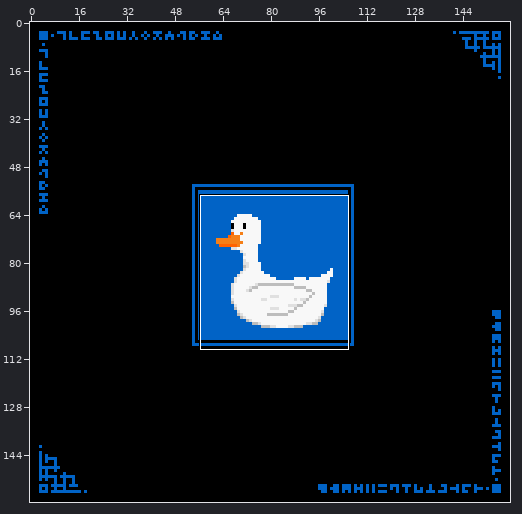
One commit to this pixel-art file: works/pixel_dailies/pixel_dailies_20210810_duck.aseprite. The picture above shows the old version from afar; the outline marks the close-up.
Close-up. First the earlier version:
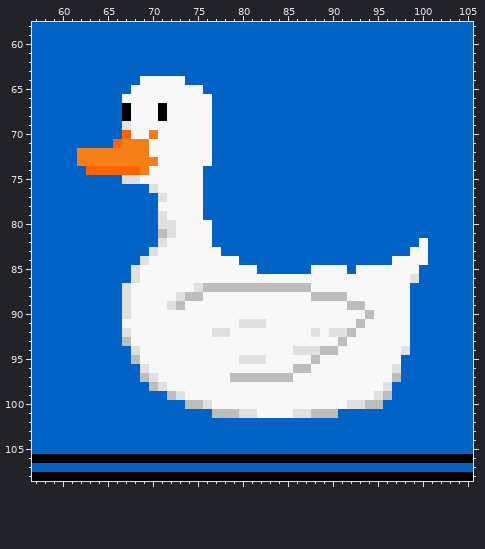
160x160 pixels, 1 frame. Shown: x 57..105, y 58..108.
And afterwards:
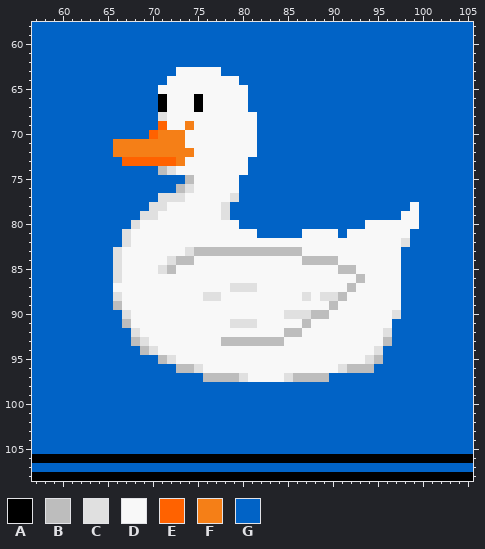
Palette (. is transparent): A #000000  B #bdbdbd  C #e0e0e0  D #f8f8f8  E #ff6200  F #f57f17  G #0163c6
The edit:
Changed rows in their new state; - is an unchanged pixel.
Layer "body":
first column x 62:
 63 -----------DDDDD-----------------------
 64 -------GGG--DDDDDD---------------------
 65 ------GGG-----DDDDD--------------------
 66 -----GGGGA---A-DDDD--------------------
 67 -----GGGG----A-DDDD--------------------
 68 -----GGGGC-----DDDDD-------------------
 69 -----GGGGE--F--DDDDD-------------------
 70 -----GGGEFFF---DDDDD-------------------
 71 ----F---FFFF---DDDDD-------------------
 72 GGGG----FFFFF--DDDDD-------------------
 73 GGGGGEEEEEEF---DDDD--------------------
 74 -GGGGGGGGBC---DDDDD--------------------
 75 -----GGGGGGGB-DDDD---------------------
 76 --------GGGBC-DDDD---------------------
 77 ----------CC--DDDC---------------------
 78 --------CC----DDC--------------------D-
 79 -------CCD----DDC-------------------DD-
 80 ------CDDDD----DDD--------------DDDDDD-
 81 -----CDDDDD----DDDDD-----DDDD-DDDDDDD--
 82 -----CDDDD-----DDDDDDDDDDDDDDDDDDDDDC-G
 83 ----CDDDD---CBBBBBBBBBBBBDDDDDDDDDDD-GG
 84 ----CDDD--CBB-----DDDDDDDBBBBDDDDDD-GGG
 85 ----CDD--CB---------DDDDDD---BB-----GG-
 86 ----CDD------------------------B----GG-
 87 ----DD-------DDDDCCCDDDDDD----B-----G--
 88 ----CD-----DDDCC---------CDCC-------G--
 89 ----BD----DD----------------B-DD----G--
 90 -----------------------CCCBB----D--CG--
 91 -----B-----------C--D----B-----D---GG--
 92 -----GC--------DD------BB-D-DDD---CGG--
 93 -----GBC--------BBBBBBB------D----BGG--
 94 ------GBC---------------DDDDD----CGGG--
 95 ------GGGBC-------DDD-----D-----CBGG---
 96 -------GGGGBBC----------DD---CBBBGGG---
 97 -------GGGGGGGBBB-CDDDDCBBBBGGGGGGGG---
 98 --------GGGGGGGGGGGGGGGGGGGGGGGGGGG----
 99 ----------GGGGGGGGGGGGGGGGGGGGGGGGG----
100 ------------GGGGGGGGGGGGGGGGGGGGGG-----
101 ---------------GGGGGGGGGGGGGG----------
Boxes around the changes in both close-ups, in picture pixels (x1, y1, x2, y2):
changed: (77, 67, 428, 418)
